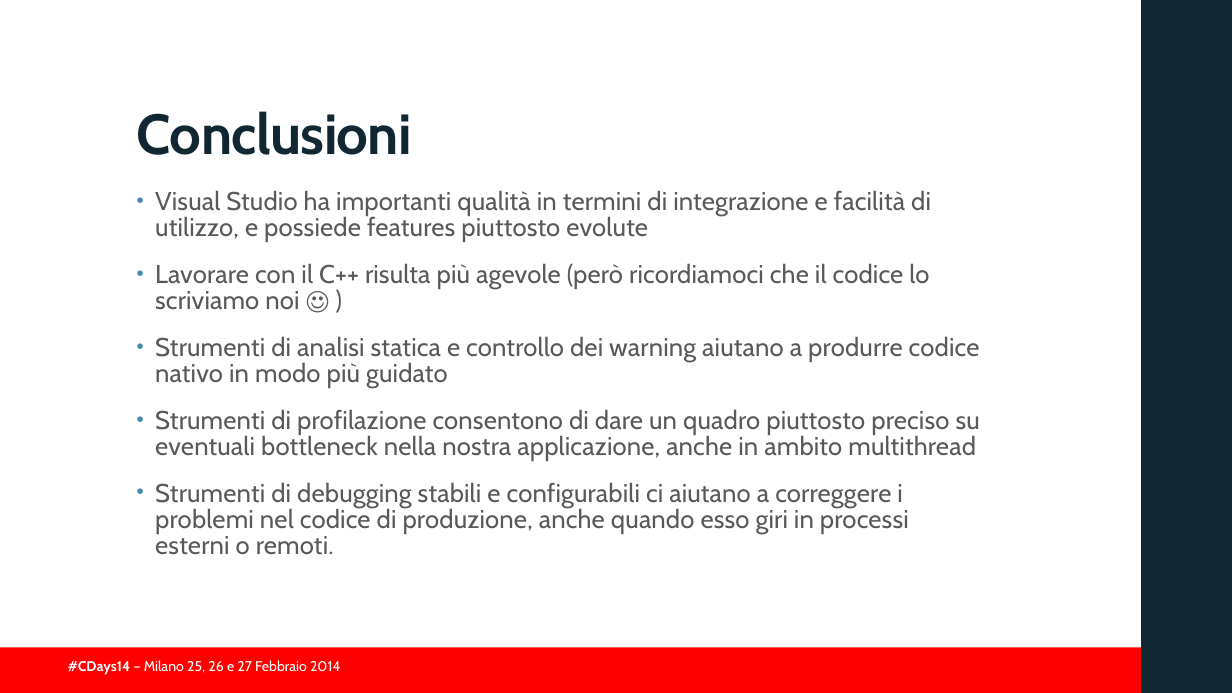
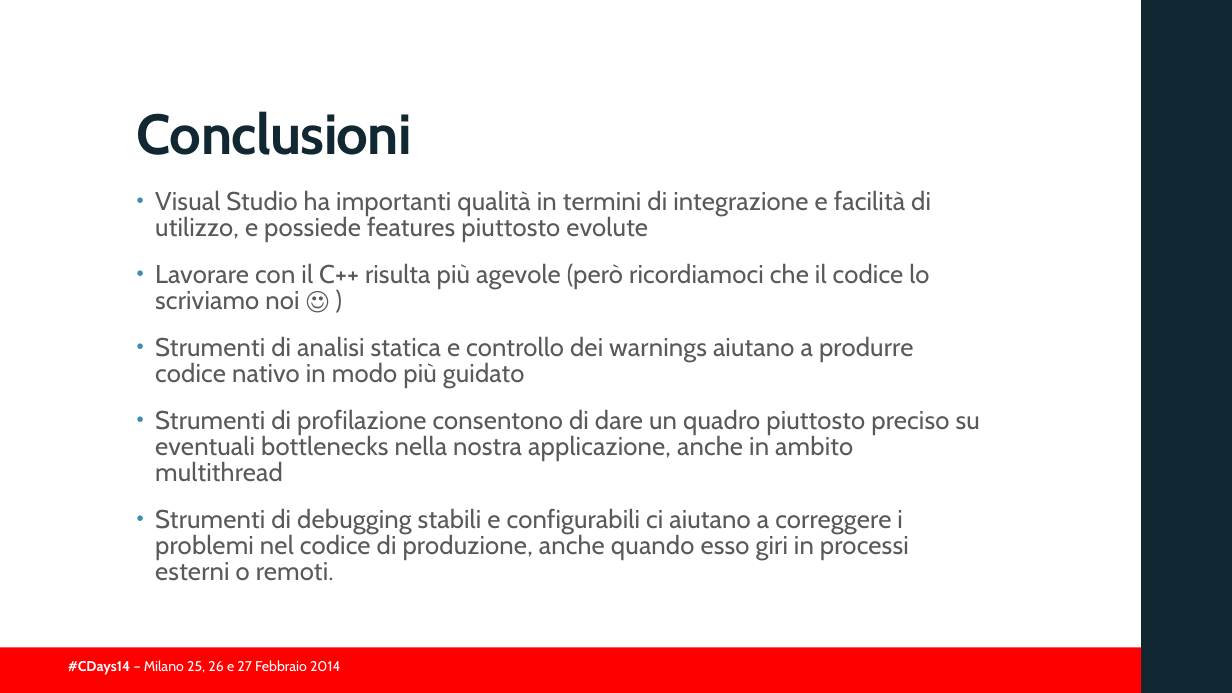
Before and after one commit to guidop/CDays14, a slide deck: slide 47 of presentazioneCDAYS2014.pptx (slide 49 before the commit). Drawn at 1232x693 pixels with LibreOffice and Linux fonts; fonts in the diff are those of the drawing; background and template pictures are left out. Boxes give left, top, right and bottom in pixels: in the first picture for what was removed or moved away, otherwise in the second. Text is boxed around its words. In the diff, an @@ line names an element or a change of style, - is before the commit and + after.

```diff
--- a/presentazioneCDAYS2014.pptx
+++ b/presentazioneCDAYS2014.pptx
@@ text at (155, 336, 980, 482): text changed @@
-• Strumenti di analisi statica e controllo dei warning aiutano a produrre codice nativo in modo più guidato
-• Strumenti di profilazione consentono di dare un quadro piuttosto preciso su eventuali bottleneck nella nostra applicazione, anche in ambito multithread
+• Strumenti di analisi statica e controllo dei warnings aiutano a produrre codice nativo in modo più guidato
+• Strumenti di profilazione consentono di dare un quadro piuttosto preciso su eventuali bottlenecks nella nostra applicazione, anche in ambito multithread
```
Also in this commit, not shown: 25 other slides changed, 1 slide removed, 3 other files.
